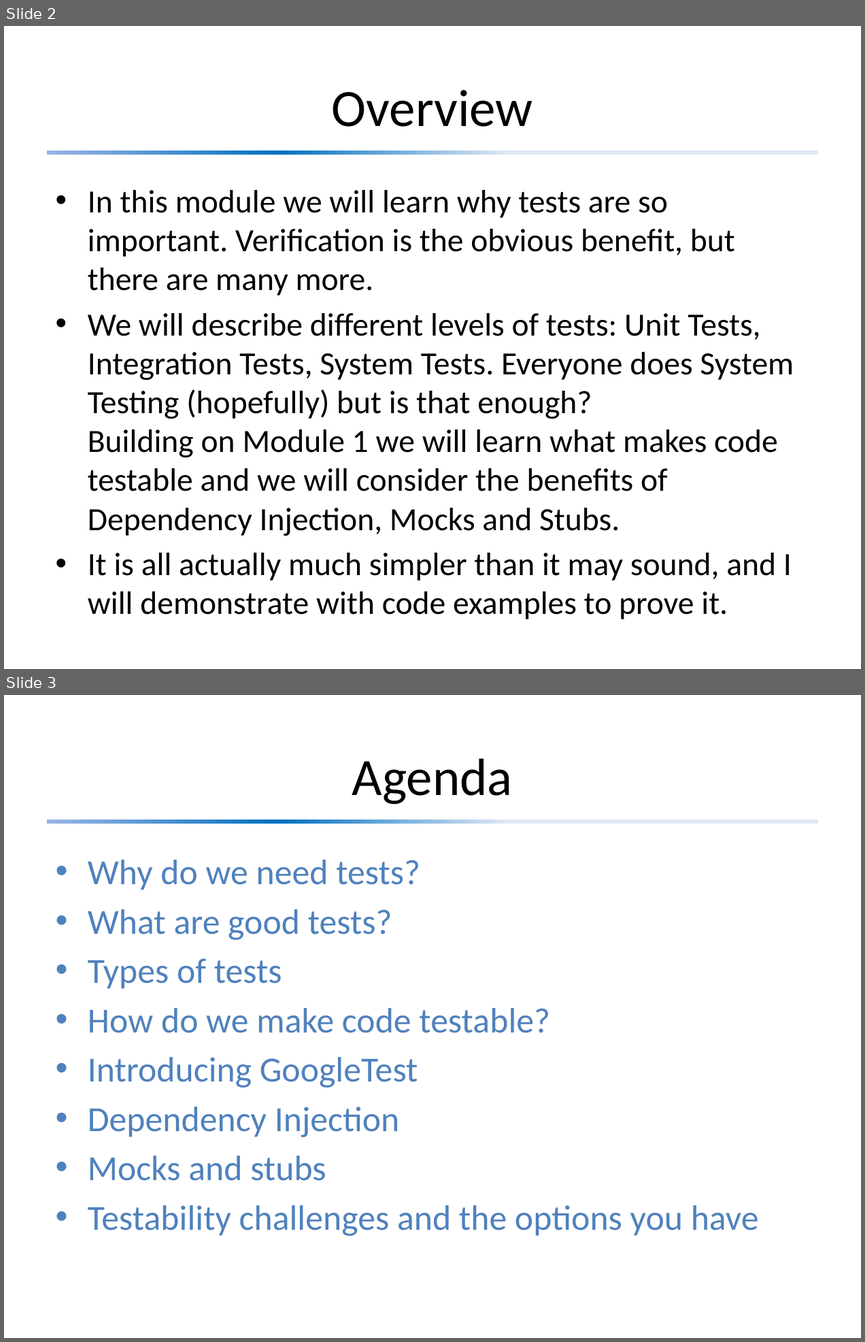
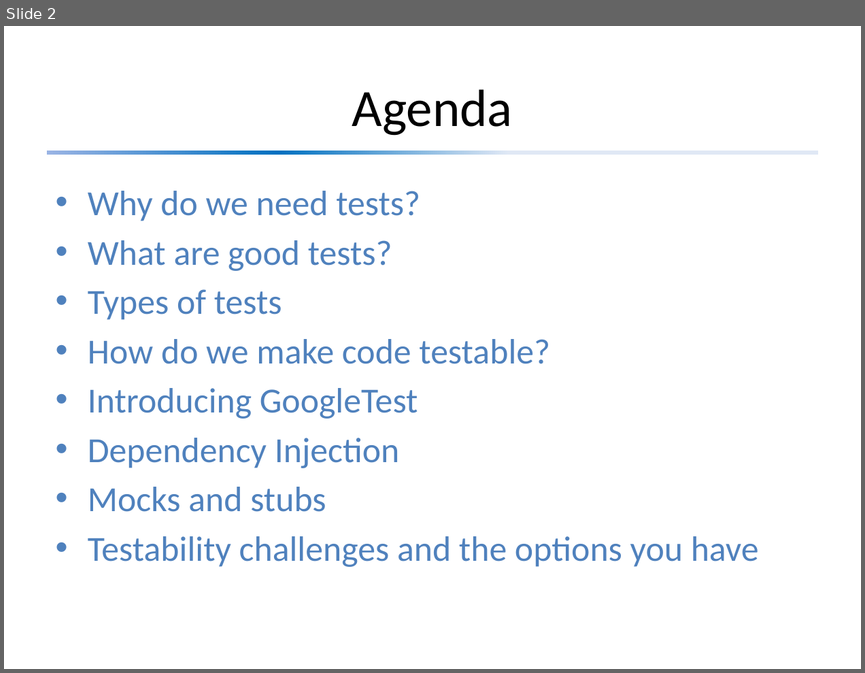
Before and after one commit to david-sackstein/solid-c-cpp, a slide deck: Module 2 - The Importance of Tests.pptx. Shown one above the other, each under a label of ours: slides 2 and 3 before the commit, slide 2 after it. The pictures are 865x1342 and 865x673 pixels, drawn with LibreOffice and Linux fonts; fonts in the diff are those of the drawing. Boxes give left, top, right and bottom in pixels: in the first picture for what was removed or moved away, otherwise in the second. Text is boxed around its words. In the diff, an @@ line names an element or a change of style, - is before the commit and + after.

```diff
--- a/Module 2 - The Importance of Tests.pptx
+++ b/Module 2 - The Importance of Tests.pptx
@@ slide 2 removed at [4, 26, 861, 669], background #FFFFFF; not listed: 1 template element that a slide beside it also shows @@
@@ title removed at [332, 90, 533, 127] @@
-Overview
@@ text removed at [88, 190, 793, 614] @@
-• In this module we will learn why tests are so important. Verification is the obvious benefit, but there are many more.
-• We will describe different levels of tests: Unit Tests, Integration Tests, System Tests. Everyone does System Testing (hopefully) but is that enough?
-  Building on Module 1 we will learn what makes code testable and we will consider the benefits of Dependency Injection, Mocks and Stubs.
-• It is all actually much simpler than it may sound, and I will demonstrate with code examples to prove it.
@@ what was slide 3 is now slide 2 @@
```
Also in this commit, not shown: 2 slides changed, 7 other files.
